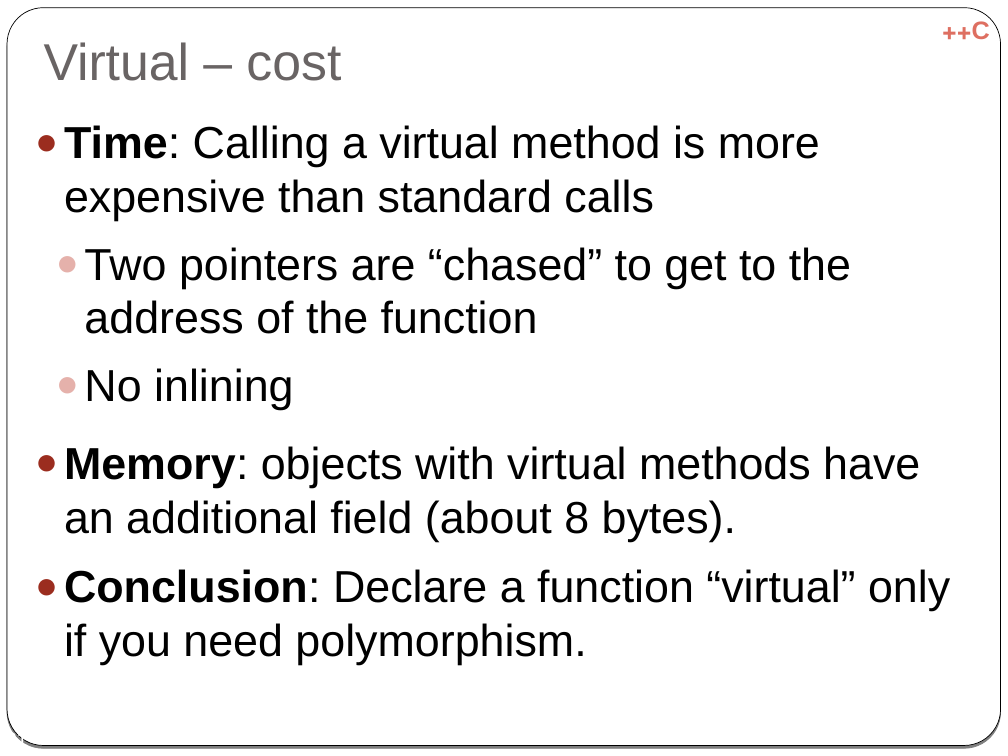
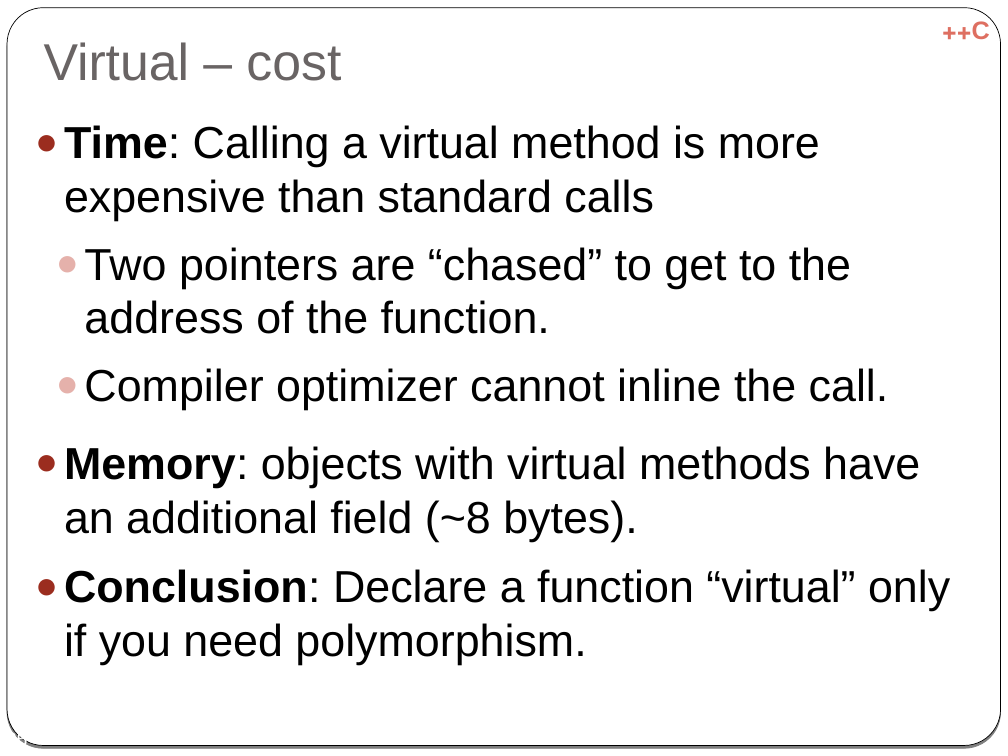
Before and after one commit to cpp-at-ariel/cpp-5781, a slide deck: slide 25 of 06-inheritance/slides-virtual.odp (slide 31 before the commit). Drawn at 1008x756 pixels with LibreOffice and Linux fonts; fonts in the diff are those of the drawing. Boxes give left, top, right and bottom in pixels: in the first picture for what was removed or moved away, otherwise in the second. Text is boxed around its words. In the diff, an @@ line names an element or a change of style, - is before the commit and + after.

```diff
--- a/06-inheritance/slides-virtual.odp
+++ b/06-inheritance/slides-virtual.odp
@@ text at [64, 247, 920, 542]: text changed @@
-    ● Two pointers are “chased” to get to the address of the function
-    ● No inlining
-  ● Memory: objects with virtual methods have an additional field (about 8 bytes).
+    ● Two pointers are “chased” to get to the address of the function.
+    ● Compiler optimizer cannot inline the call.
+  ● Memory: objects with virtual methods have an additional field (~8 bytes).
@@ page number at [6, 731, 28, 745]: text changed @@
-31
+25
```
Also in this commit, not shown: 10 other slides changed, 9 slides removed, 7 other files.
